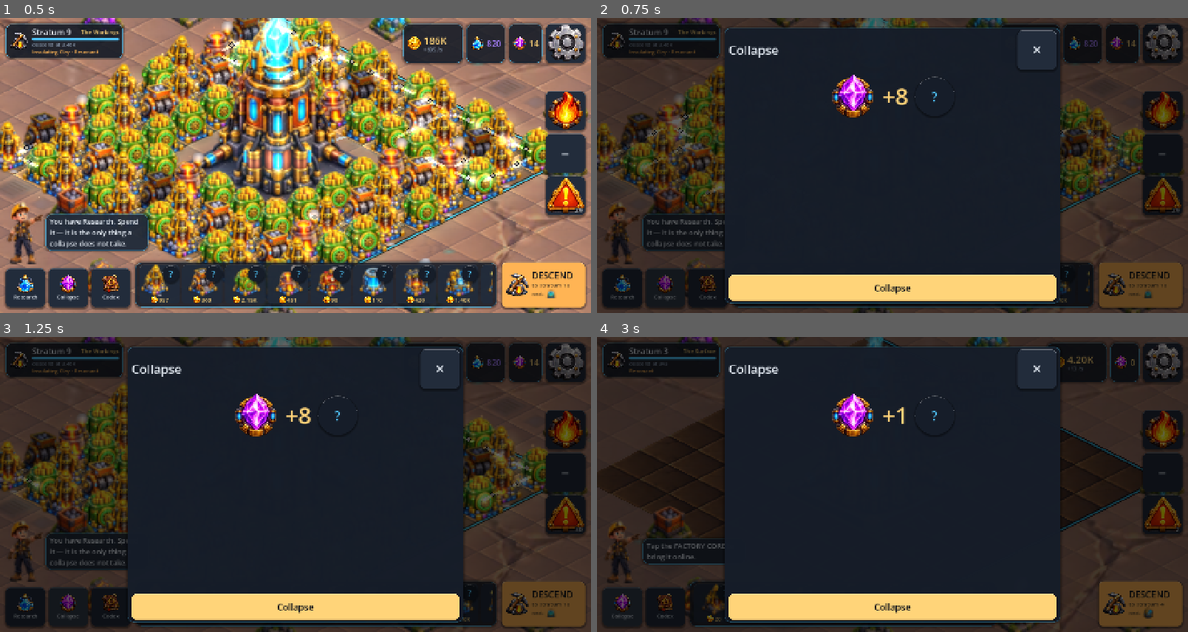
Above: before the commit, frames 1-4 (two rows, left to right).
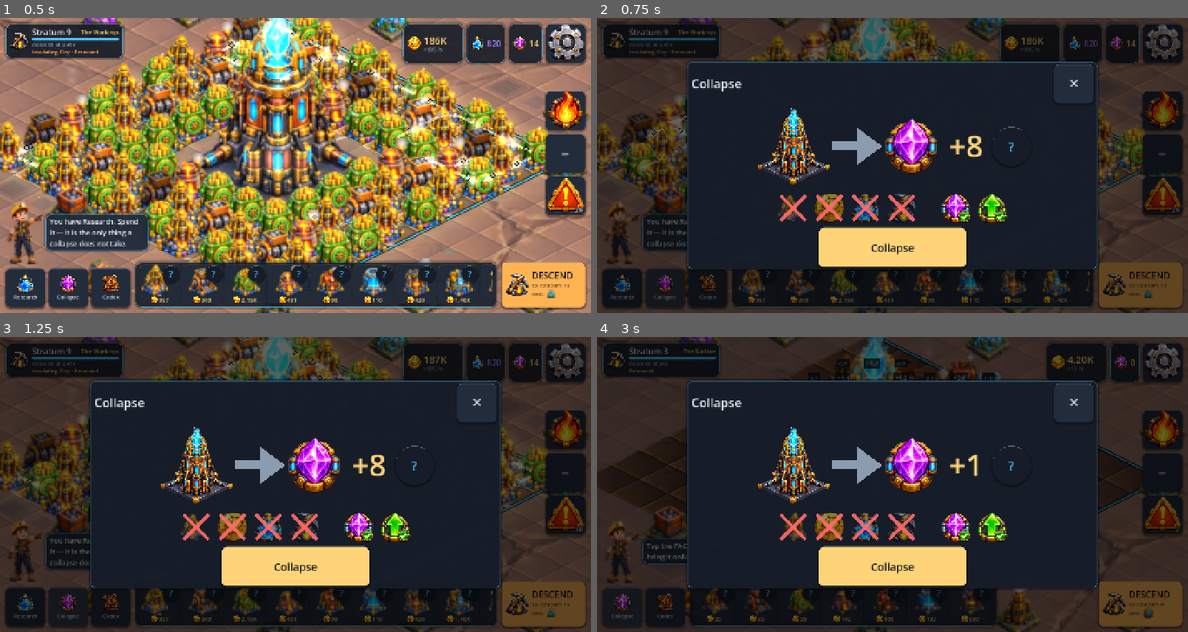
Above: after the commit, the same moments.

Repository: Furkiozknn/lodeworks
Game: Godot game, scene res://tools/shots.tscn
Same seed, same stepped clock (60 frames per second), same inputs: the game is played once before the commit and once after it. This scene is started directly instead of the project's main scene.
Inputs (mouse positions are in pixels of both pictures, inside the frame that each line leads up to):
- Up to frame 1 (0.5 s): no input
- Up to frame 2 (0.75 s): click (667, 286) at 0.5 s
- Up to frame 3 (1.25 s): no input
- Up to frame 4 (3 s): click "Collapse" at 1.25 s; click (1164, 428) at 2.02 s; click (620, 605) at 2.75 s

Frame 1 is identical in both runs. In frame 2, 28% of the frame differs, in the area x 15-85%, y 3-97%; in frame 3, 29%; in frame 4, 26%.

Commit message:
Collapse as a card: the trade in pictures, and what it takes and leaves
Open, the card shows the Core, an arrow and the Cores it pays, big, with
what goes crossed out and what stays ticked, exactly what Sim.collapse
resets and keeps. Locked, it shows the Core behind a lock and one Descend
step per stratum still to go. The key is disabled when there is nothing to
collapse for.

Every overlay is now as tall as what it holds, and its action keys are 96
units tall and centred. The smoke test checks the card's state.

Co-Authored-By: Claude Opus 5.5 (1M context) <noreply@anthropic.com>

Diff:
--- a/scripts/ui/chips.gd
+++ b/scripts/ui/chips.gd
@@ -46,6 +46,19 @@
 		draw_line(c - Vector2(h * 0.32, 0), c + Vector2(h * 0.1, 0), Palette.TEXT_DIM, h * 0.12)
 		draw_colored_polygon(PackedVector2Array([c + Vector2(h * 0.32, 0),
 			c + Vector2(0.0, -h * 0.24), c + Vector2(0.0, h * 0.24)]), Palette.TEXT_DIM)
+
+
+## A red cross over whatever it is laid on: "this goes".
+class Strike extends Control:
+	func _init() -> void:
+		mouse_filter = Control.MOUSE_FILTER_IGNORE
+
+	func _draw() -> void:
+		var r := Rect2(Vector2.ZERO, size).grow(-minf(size.x, size.y) * 0.1)
+		var w: float = maxf(minf(size.x, size.y) * 0.1, 3.0)
+		var c := Color(Palette.BAD, 0.92)
+		draw_line(r.position, r.end, c, w, true)
+		draw_line(Vector2(r.end.x, r.position.y), Vector2(r.position.x, r.end.y), c, w, true)
 
 
 ## A bar that fills to `value` (0..1), with a notch at `target` when there is
--- a/scripts/ui/main.gd
+++ b/scripts/ui/main.gd
@@ -1404,6 +1404,8 @@
 	var h: float = minf(size.y - 48.0 - _safe.y - _safe.w, 700.0)
 	card.position = Vector2((size.x - w) * 0.5, (size.y - h) * 0.5)
 	card.size = Vector2(w, h)
+	# Shown once it has been fitted to what it holds (`_fit_overlay`).
+	card.modulate.a = 0.0
 	_overlay.add_child(card)
 
 	var col := VBoxContainer.new()
@@ -1435,14 +1437,19 @@
 	body.size_flags_horizontal = Control.SIZE_EXPAND_FILL
 	scroll.add_child(body)
 	col.add_child(scroll)
+	_fit_overlay.call_deferred(card, body, h)
 
 	if actions.is_empty():
 		return
 	var row := HBoxContainer.new()
-	row.add_theme_constant_override("separation", 8)
+	row.add_theme_constant_override("separation", 12)
+	row.alignment = BoxContainer.ALIGNMENT_CENTER
 	col.add_child(row)
 	for a: Dictionary in actions:
 		var b := _button(String(a["text"]), a.get("color", Palette.PANEL_HI))
+		b.size_flags_horizontal = Control.SIZE_SHRINK_CENTER
+		b.custom_minimum_size = Vector2(minf(360.0, w * 0.45), MIN_TOUCH)
+		b.add_theme_font_size_override("font_size", 26)
 		if a.has("disabled"):
 			b.disabled = bool(a["disabled"])
 		var cb: Variant = a.get("cb")
@@ -1451,6 +1458,22 @@
 			if cb is Callable:
 				cb.call())
 		row.add_child(b)
+
+
+## A card as tall as what it holds, up to the screen's height: a panel with
+## three pictures in it should not be a screen of empty panel. Measured
+## after the containers have laid it out, and only then shown.
+func _fit_overlay(card: Control, body: Control, max_h: float) -> void:
+	for i in range(2):
+		await get_tree().process_frame
+	if not is_instance_valid(card) or not is_instance_valid(body) 			or not card.is_inside_tree():
+		return
+	var scroll: Control = body.get_parent() as Control
+	var chrome: float = card.size.y - scroll.size.y
+	var want: float = clampf(chrome + body.get_combined_minimum_size().y, 220.0, max_h)
+	card.size.y = want
+	card.position.y = (size.y - want) * 0.5
+	card.create_tween().tween_property(card, "modulate:a", 1.0, 0.12)
 
 
 func _info(title: String, text: String) -> void:
@@ -1787,32 +1810,125 @@
 	return d
 
 
+## The collapse, as a card: this shaft traded for Cores, big, and what the
+## trade takes and leaves as pictures -- crossed out or ticked. Locked, it
+## is the Core behind a lock and the strata still to go down.
 func _show_collapse() -> void:
+	var body := VBoxContainer.new()
+	body.add_theme_constant_override("separation", 18)
+	body.alignment = BoxContainer.ALIGNMENT_CENTER
+	var need: int = Economy.COLLAPSE_MIN_DEPTH
+	if not Economy.can_collapse(Sim.max_depth):
+		var row := HBoxContainer.new()
+		row.alignment = BoxContainer.ALIGNMENT_CENTER
+		row.add_theme_constant_override("separation", 28)
+		row.add_child(_locked_picture(_core_picture(200.0), 200.0))
+		# The strata still to go down: one key-sized step each, lit once
+		# passed.
+		var steps_col := VBoxContainer.new()
+		steps_col.alignment = BoxContainer.ALIGNMENT_CENTER
+		steps_col.add_theme_constant_override("separation", 10)
+		var steps := HBoxContainer.new()
+		steps.add_theme_constant_override("separation", 10)
+		for d in range(1, need + 1):
+			var st := _icon_rect("descend", 84)
+			if d > Sim.max_depth:
+				st.modulate = Color(0.45, 0.47, 0.52, 0.7)
+			steps.add_child(st)
+		steps_col.add_child(steps)
+		var count := _label("%d / %d" % [mini(Sim.max_depth, need), need], 34, Palette.TEXT)
+		count.horizontal_alignment = HORIZONTAL_ALIGNMENT_CENTER
+		steps_col.add_child(count)
+		row.add_child(steps_col)
+		row.add_child(_help_button("Collapse", func() -> String:
+			return ("Collapsing the shaft turns everything you have built into Cores, and "
+				+ "Cores stay with you into the next shaft.\n\nIt opens at stratum %d. You "
+				+ "have reached %d.") % [need, Sim.max_depth]))
+		body.add_child(row)
+		body.set_meta("state", "locked")
+		_open_overlay("Collapse", body, [], 1000.0)
+		return
+
 	var gained: int = Sim.pending_cores()
-	var row := HBoxContainer.new()
-	row.alignment = BoxContainer.ALIGNMENT_CENTER
-	row.add_theme_constant_override("separation", 16)
-	if not Economy.can_collapse(Sim.max_depth):
-		# Locked: the stratum it opens at.
-		row.add_child(_icon_rect("lock", 96))
-		row.add_child(_icon_rect("descend", 72))
-		row.add_child(_label("%d" % Economy.COLLAPSE_MIN_DEPTH, 48, Palette.TEXT))
-		row.add_child(_help_button("Collapse", func() -> String:
-			return ("Collapsing the shaft converts everything you have built into Cores, which "
-				+ "survive into the next run.\n\nYou need to reach stratum %d first. You are "
-				+ "at %d.") % [Economy.COLLAPSE_MIN_DEPTH, Sim.max_depth]))
-		_open_overlay("Collapse", row, [])
-		return
-	row.add_child(_icon_rect("cores", 110))
-	row.add_child(_label("+%d" % gained, 56, Palette.CORE))
-	row.add_child(_help_button("Collapse the shaft", func() -> String:
-		return ("You recover %d Cores.\n\nGone: the board, your credits, your research, "
-			+ "your depth.\nKept: Cores, everything you have researched permanently, and your "
-			+ "blueprints.\n\nDeeper runs and larger lifetime earnings both raise the payout, "
-			+ "with diminishing returns on earnings -- so pushing one more stratum is usually "
-			+ "worth more than grinding one more hour.") % gained))
-	_open_overlay("Collapse", row,
-		[{"text": "Collapse", "color": Palette.CORE, "cb": func(): Sim.collapse()}])
+	# The trade: this shaft, for Cores.
+	var trade := HBoxContainer.new()
+	trade.alignment = BoxContainer.ALIGNMENT_CENTER
+	trade.add_theme_constant_override("separation", 22)
+	trade.add_child(_core_picture(190.0))
+	trade.add_child(Chips.Arrow.new(80.0))
+	trade.add_child(_icon_rect("cores", 140))
+	trade.add_child(_label("+%d" % gained, 72, Palette.CORE))
+	trade.add_child(_help_button("Collapse the shaft", func() -> String:
+		return ("You get %d Cores.\n\nGone: the machines, your credits, your research "
+			+ "points and your depth.\nKept: your Cores and every upgrade you have "
+			+ "researched.\n\nGoing deeper and earning more both raise the Cores. One more "
+			+ "stratum is usually worth more than one more hour at this one.") % gained))
+	body.add_child(trade)
+
+	# What goes, crossed out; what stays, ticked.
+	var fate := HBoxContainer.new()
+	fate.alignment = BoxContainer.ALIGNMENT_CENTER
+	fate.add_theme_constant_override("separation", 56)
+	var gone := HBoxContainer.new()
+	gone.add_theme_constant_override("separation", 12)
+	for pic: Control in [MachineSprite.new("drill", 76.0), _icon_rect("credits", 76),
+			_icon_rect("research", 76), _icon_rect("descend", 76)]:
+		gone.add_child(_fated(pic, 76.0, false))
+	fate.add_child(gone)
+	var kept := HBoxContainer.new()
+	kept.add_theme_constant_override("separation", 12)
+	for pic: Control in [_icon_rect("cores", 76), _icon_rect("upgrade", 76)]:
+		kept.add_child(_fated(pic, 76.0, true))
+	fate.add_child(kept)
+	body.add_child(fate)
+	body.set_meta("state", "ready" if Sim.can_collapse() else "empty")
+	_open_overlay("Collapse", body,
+		[{"text": "Collapse", "color": Palette.CORE, "disabled": not Sim.can_collapse(),
+			"cb": func(): Sim.collapse()}], 1000.0)
+
+
+## A picture greyed, with a lock in its corner: not yet.
+func _locked_picture(pic: Control, px: float) -> Control:
+	var box := Control.new()
+	box.custom_minimum_size = Vector2(px, px)
+	box.mouse_filter = Control.MOUSE_FILTER_IGNORE
+	pic.set_anchors_and_offsets_preset(Control.PRESET_FULL_RECT)
+	pic.modulate = Color(0.5, 0.52, 0.58, 0.8)
+	box.add_child(pic)
+	var k: float = px * 0.48
+	var lock := _icon_rect("lock", k)
+	lock.set_anchors_preset(Control.PRESET_BOTTOM_RIGHT)
+	lock.offset_left = -k
+	lock.offset_top = -k
+	lock.offset_right = 0.0
+	lock.offset_bottom = 0.0
+	box.add_child(lock)
+	return box
+
+
+## A picture marked with its fate in a trade: crossed out if it goes, a tick
+## in the corner if it stays.
+func _fated(pic: Control, px: float, stays: bool) -> Control:
+	var box := Control.new()
+	box.custom_minimum_size = Vector2(px, px)
+	box.mouse_filter = Control.MOUSE_FILTER_IGNORE
+	pic.set_anchors_and_offsets_preset(Control.PRESET_FULL_RECT)
+	box.add_child(pic)
+	if stays:
+		var k: float = px * 0.46
+		var tick := _icon_rect("ok", k)
+		tick.set_anchors_preset(Control.PRESET_BOTTOM_RIGHT)
+		tick.offset_left = -k
+		tick.offset_top = -k
+		tick.offset_right = 0.0
+		tick.offset_bottom = 0.0
+		box.add_child(tick)
+	else:
+		pic.modulate = Color(0.62, 0.62, 0.66, 0.85)
+		var x := Chips.Strike.new()
+		x.set_anchors_and_offsets_preset(Control.PRESET_FULL_RECT)
+		box.add_child(x)
+	return box
 
 
 func _wrap_label(text: String) -> Label:
--- a/tools/screenshot.gd
+++ b/tools/screenshot.gd
@@ -477,6 +477,7 @@
 ## board whose numbers put every state of the panel on screen at once.
 ##   ui_research  a line finished, lines to buy, lines short of research and
 ##                lines that need Cores first
+##   ui_collapse, ui_collapse_locked  the trade, and the locked card
 func _run_ui() -> void:
 	DirAccess.make_dir_recursive_absolute(AUDIT_DIR)
 	_apply_build("hero")
@@ -489,6 +490,18 @@
 	await _settle(0.8)
 	await _audit_shot("ui_research")
 	_main.call("_close_overlay")
+	# Collapse, open (the hero board is at stratum 7) and still locked.
+	_main.call("_show_collapse")
+	await _settle(0.6)
+	await _audit_shot("ui_collapse")
+	_main.call("_close_overlay")
+	var keep_depth: int = Sim.max_depth
+	Sim.max_depth = 1
+	_main.call("_show_collapse")
+	await _settle(0.6)
+	await _audit_shot("ui_collapse_locked")
+	_main.call("_close_overlay")
+	Sim.max_depth = keep_depth
 	print("wrote the panel screens to %s" % ProjectSettings.globalize_path(AUDIT_DIR))
 
 
--- a/tools/smoke.gd
+++ b/tools/smoke.gd
@@ -106,6 +106,23 @@
 			if want == "" and st in ["max", "ready"]:
 				_failures.append("research card %s shows %s but cannot be bought" % [id, st])
 		print("  research: %d cards, %d columns" % [cards.get_child_count(), cards.columns])
+	_main.call("_close_overlay")
+	await _settle(0.3)
+
+	# Collapse: a card whose state is the Sim's -- locked before the stratum
+	# it opens at, and a Collapse key that works only when there is
+	# something to collapse for.
+	_main.call("_show_collapse")
+	await _settle(0.6)
+	await _shot("09_collapse")
+	var want_c: String = "locked" if not Economy.can_collapse(Sim.max_depth) 		else ("ready" if Sim.can_collapse() else "empty")
+	var got_c: String = ""
+	for n: Node in _main.find_children("*", "VBoxContainer", true, false):
+		if n.has_meta("state") and (n as Control).is_visible_in_tree():
+			got_c = String(n.get_meta("state"))
+	if got_c != want_c:
+		_failures.append("the collapse card shows '%s', the Sim says '%s'" % [got_c, want_c])
+	print("  collapse: %s" % got_c)
 	_main.call("_close_overlay")
 	await _settle(0.3)
 
Not shown, changed: docs/AUDIT.md
